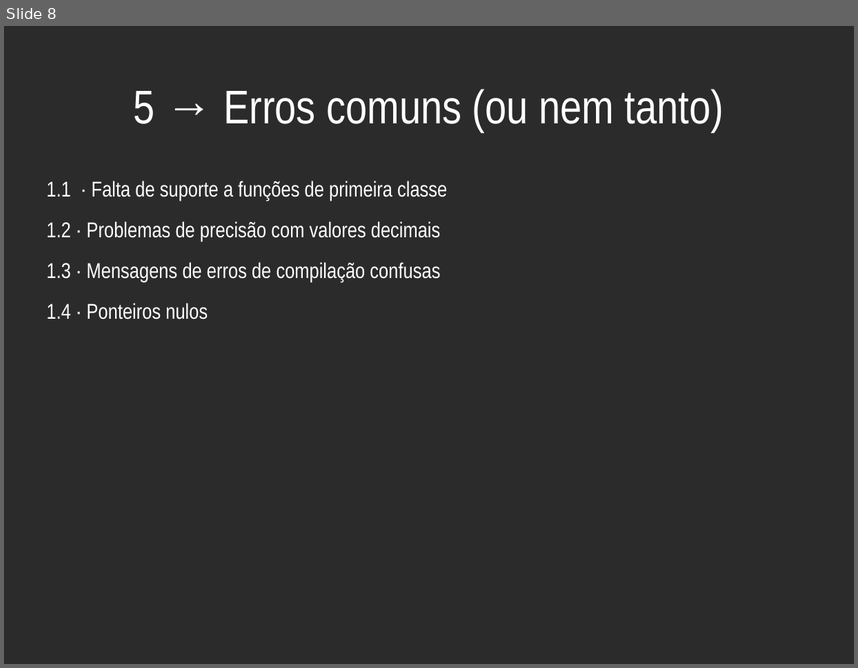
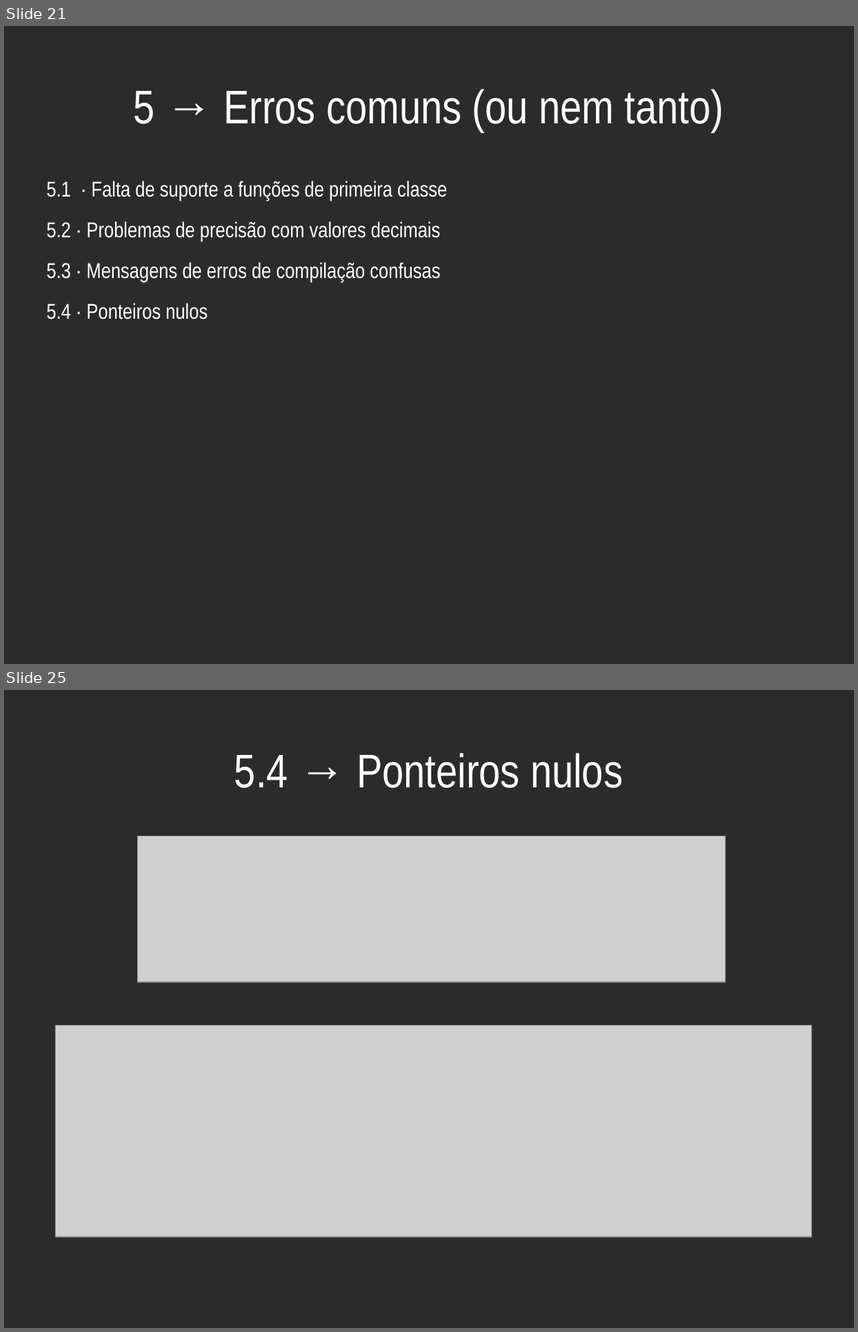
Before and after one commit to haskellcamargo/talks, a slide deck: Bizarrices Just in Time - Como não projetar uma linguagem de programação/Bizarrices Just in Time - Como não projetar uma linguagem de programação.odp. Shown one above the other, each under a label of ours: slide 8 before the commit, slides 21 and 25 after it; the slides between them are not shown. The pictures are 858x668 and 858x1332 pixels, drawn with LibreOffice and Linux fonts; fonts in the diff are those of the drawing; grey boxes stand for pictures; background and template pictures are left out; a plain dark background stands for a picture behind light text. Boxes give left, top, right and bottom in pixels: in the first picture for what was removed or moved away, otherwise in the second. Text is boxed around its words. In the diff, an @@ line names an element or a change of style, - is before the commit and + after.

```diff
--- a/Bizarrices Just in Time - Como não projetar uma linguagem de programação/Bizarrices Just in Time - Como não projetar uma linguagem de programação.odp
+++ b/Bizarrices Just in Time - Como não projetar uma linguagem de programação/Bizarrices Just in Time - Como não projetar uma linguagem de programação.odp
@@ slide 25 added at box(4, 690, 854, 1328), background picture (left out) @@
@@ title added at box(234, 753, 623, 788), 44 pt, text #FFFFFF @@
+5.4 → Ponteiros nulos
@@ picture added at box(137, 836, 725, 983) @@
@@ picture added at box(56, 1025, 812, 1237) @@
@@ what was slide 8 is now slide 21 @@
@@ slide 21 changed as well @@
@@ text at box(47, 181, 447, 319): text changed @@
-1.1 · Falta de suporte a funções de primeira classe
-1.2 · Problemas de precisão com valores decimais
-1.3 · Mensagens de erros de compilação confusas
-1.4 · Ponteiros nulos
+5.1 · Falta de suporte a funções de primeira classe
+5.2 · Problemas de precisão com valores decimais
+5.3 · Mensagens de erros de compilação confusas
+5.4 · Ponteiros nulos
```
Also in this commit, not shown: 4 other slides changed, 20 other slides added, 3 other files.
